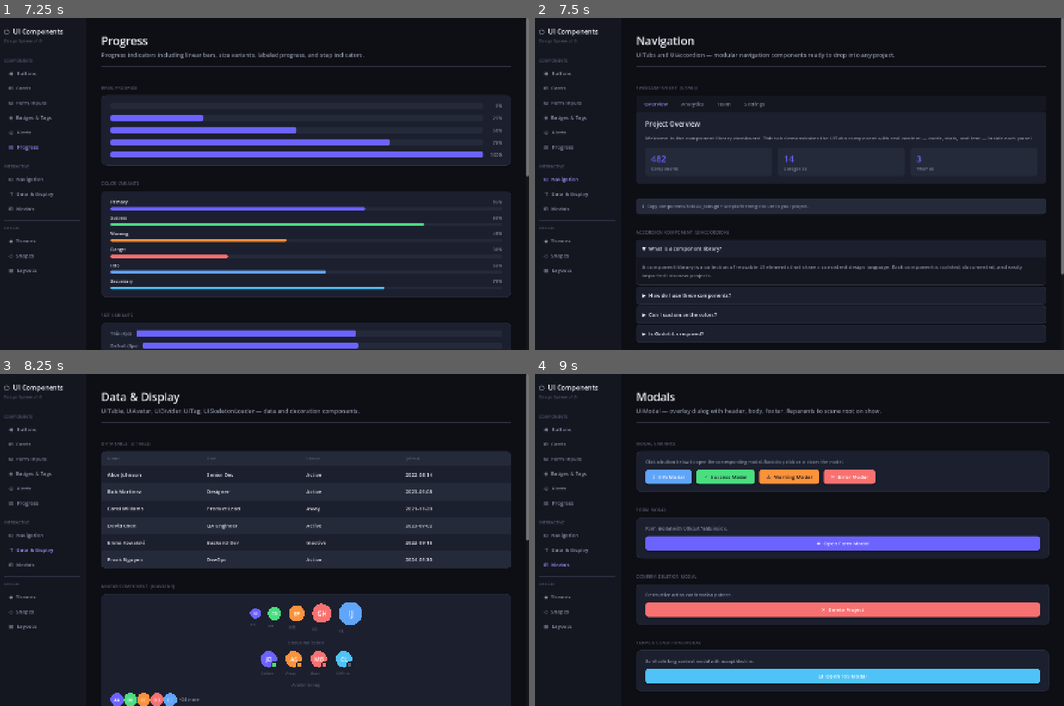
Above: before the commit, frames 1-4 (two rows, left to right).
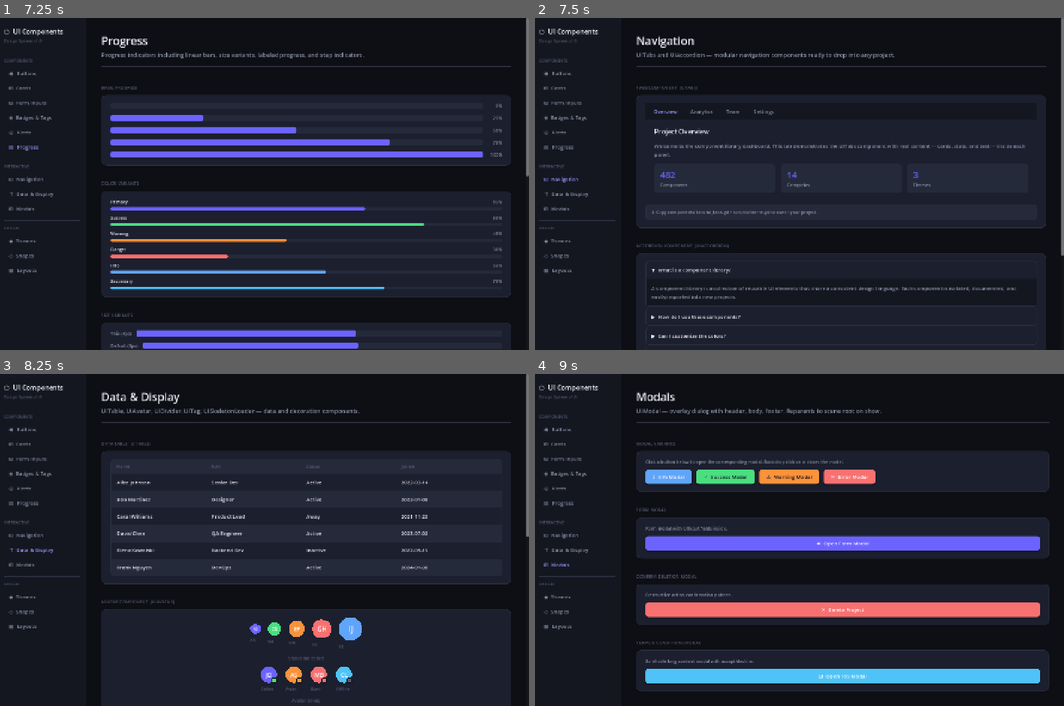
Above: after the commit, the same moments.

Repository: Cai-ki/godot-component-library
Game: Godot game, scene res://scenes/main.tscn
Two runs of this game, one before a commit and one after it. Both use one fixed random seed, a clock stepped at 60 frames per second and the inputs below.
Inputs (mouse positions are in pixels of both pictures, inside the frame that each line leads up to):
- Up to frame 1 (7.25 s): click "◉ Buttons" at 0.5 s; click "⊞ Cards" at 1.25 s; click "⊟ Form Inputs" at 2 s; click (153, 117) at 2.77 s; type "12" at 2.85 s; click (354, 117) at 3 s; type "12" at 3.08 s; click (153, 184) at 3.23 s; type "12" at 3.32 s; click (253, 184) at 3.52 s; type "12" at 3.6 s; click (354, 184) at 3.75 s; type "12" at 3.83 s; click (454, 184) at 3.98 s; type "12" at 4.07 s; click (206, 270) at 4.27 s; type "Alex" at 4.35 s; click "◈ Badges & Tags" at 5 s; click "◎ Alerts" at 5.75 s; click "▤ Progress" at 6.5 s
- Up to frame 2 (7.5 s): click "⊡ Navigation" at 7.25 s
- Up to frame 3 (8.25 s): click "⊤ Data & Display" at 8 s
- Up to frame 4 (9 s): click "⊞ Modals" at 8.75 s

Frame 1 is identical in both runs. In frame 2, 16% of the frame differs, in the area x 19-100%, y 23-100%; in frame 3, 12%; in frame 4, nothing differs.

Commit message:
feat: wrap Interactive section content in cards to match Design page style
navigation_page: UITabs + note and both UIAccordion instances now each
wrapped in UI.card(); removed redundant spacer calls.
data_page: UITable section wrapped in UI.card() (avatar/divider/tag/
skeleton sections were already using cards).
modals_page was already fully wrapped — no changes needed.

Diff:
--- a/scripts/pages/data_page.gd
+++ b/scripts/pages/data_page.gd
@@ -19,10 +19,11 @@
 
 func _table_section(parent: Control) -> void:
 	UI.section(parent, "Data Table  (UITable)")
+	var card_v := UI.card(parent, 24, 20)
 
 	var table := UITable.new()
 	table.size_flags_horizontal = Control.SIZE_EXPAND_FILL
-	parent.add_child(table)
+	card_v.add_child(table)
 
 	table.set_columns(PackedStringArray(["Name", "Role", "Status", "Joined"]))
 	var rows := [
--- a/scripts/pages/navigation_page.gd
+++ b/scripts/pages/navigation_page.gd
@@ -17,23 +17,22 @@
 func _tabs_section(parent: Control) -> void:
 	UI.section(parent, "Tabs Component  (UITabs)")
 
+	var card_v := UI.card(parent, 24, 20)
 	var tabs := UITabs.new()
 	tabs.size_flags_horizontal = Control.SIZE_EXPAND_FILL
-	parent.add_child(tabs)
+	card_v.add_child(tabs)
 
 	tabs.add_tab("Overview",   _tab_overview())
 	tabs.add_tab("Analytics",  _tab_analytics())
 	tabs.add_tab("Team",       _tab_team())
 	tabs.add_tab("Settings",   _tab_settings())
-
-	UI.spacer(parent, UITheme.SP_4)
 
 	# Underlined style note
 	var note_panel := PanelContainer.new()
 	note_panel.add_theme_stylebox_override("panel", UI.style(
 		UITheme.SURFACE_3, UITheme.RADIUS_MD, 1, UITheme.BORDER
 	))
-	parent.add_child(note_panel)
+	card_v.add_child(note_panel)
 	var nm := MarginContainer.new()
 	nm.add_theme_constant_override("margin_left", 16)
 	nm.add_theme_constant_override("margin_right", 16)
@@ -175,10 +174,11 @@
 
 func _accordion_section(parent: Control) -> void:
 	UI.section(parent, "Accordion Component  (UIAccordion)")
+	var card_v := UI.card(parent, 24, 20)
 
 	var acc := UIAccordion.new()
 	acc.size_flags_horizontal = Control.SIZE_EXPAND_FILL
-	parent.add_child(acc)
+	card_v.add_child(acc)
 
 	var items := [
 		["What is a component library?",
@@ -198,14 +198,13 @@
 		body_v.add_child(body_l)
 		acc.add_item(items[i][0], body_v, i == 0)
 
-	UI.spacer(parent, UITheme.SP_4)
-
 	# Allow-multiple variant
 	UI.section(parent, "Allow Multiple Open  (allow_multiple = true)")
+	var card_v2 := UI.card(parent, 24, 20)
 	var acc2 := UIAccordion.new()
 	acc2.allow_multiple = true
 	acc2.size_flags_horizontal = Control.SIZE_EXPAND_FILL
-	parent.add_child(acc2)
+	card_v2.add_child(acc2)
 
 	for title in ["Section Alpha", "Section Beta", "Section Gamma"]:
 		var c := VBoxContainer.new()
